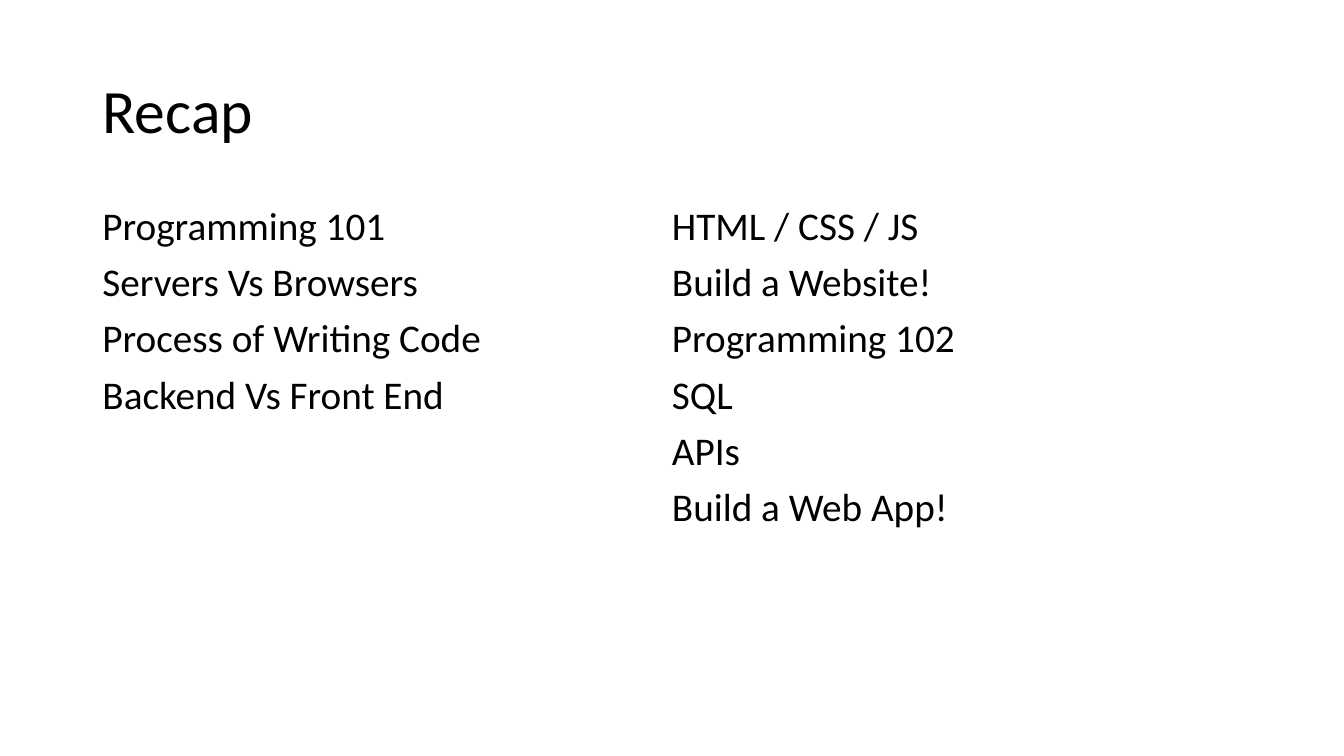
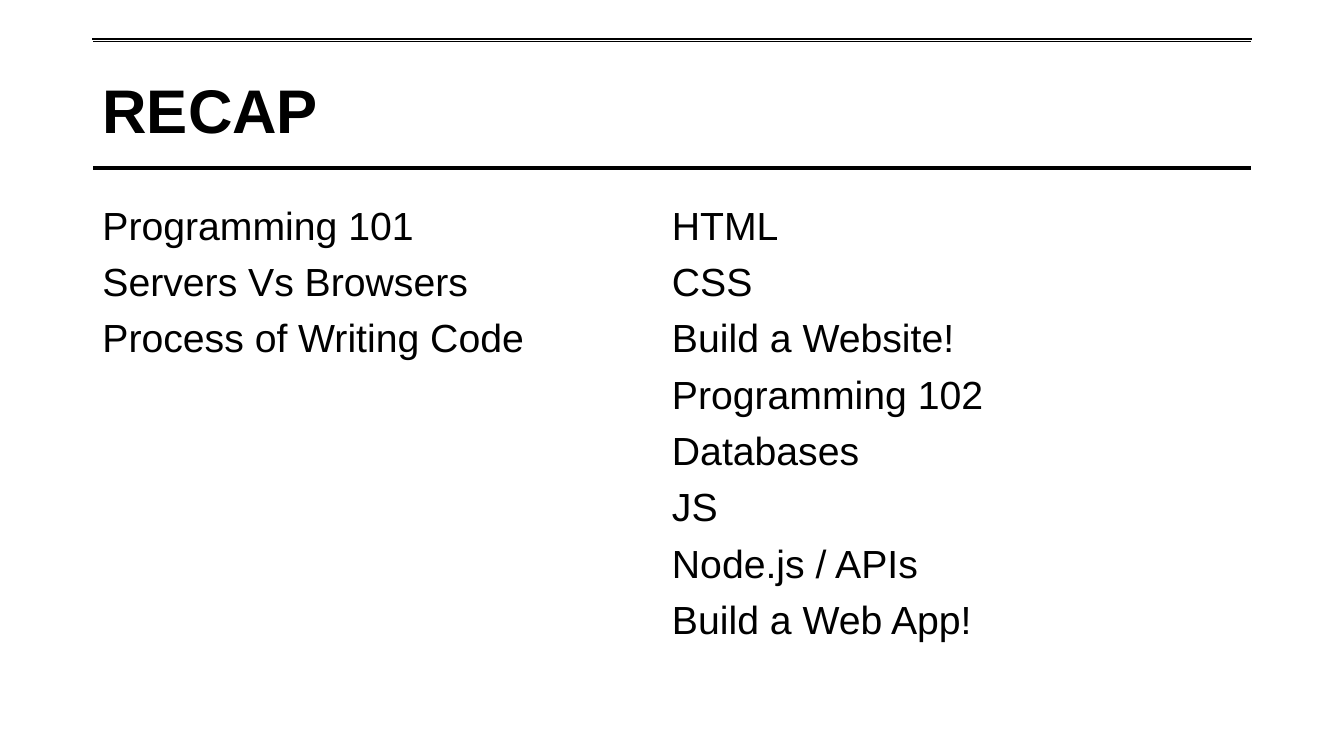
Before and after one commit to lipsitzm/PFNP, a slide deck: slide 114 of PFNP Single Day.pptx (slide 103 before the commit). Drawn at 1344x756 pixels with LibreOffice and Linux fonts; fonts in the diff are those of the drawing; background and template pictures are left out. Boxes give left, top, right and bottom in pixels: in the first picture for what was removed or moved away, otherwise in the second. Text is boxed around its words. In the diff, an @@ line names an element or a change of style, - is before the commit and + after.

```diff
--- a/PFNP Single Day.pptx
+++ b/PFNP Single Day.pptx
@@ title "RECAP": place and size @@
-title "RECAP" at bbox=[102, 93, 252, 143]
+title "RECAP" at bbox=[93, 40, 1252, 187]
@@ title "RECAP" at bbox=[93, 40, 1252, 187]: outline none to #FFFFFF 0.75 pt @@
@@ line added from (93, 40) to (1252, 40), #000000 3 pt @@
@@ title at bbox=[102, 90, 318, 134]: text changed; font Calibri to Arial; bold on @@
-Recap
+RECAP
@@ line added from (93, 168) to (1252, 168), #000000 3 pt @@
@@ text at bbox=[102, 211, 983, 642]: font Calibri to Arial in "Programming 101", "Servers Vs Browsers", "Process of Writing Code", "Build a Website!" and 2 more places @@
@@ text at bbox=[672, 213, 779, 297]: text changed; font Calibri to Arial @@
-Backend Vs Front End
-HTML / CSS / JS
+HTML
+CSS
@@ text at bbox=[672, 436, 918, 586]: text changed; font Calibri to Arial @@
-SQL
-APIs
+Databases
+JS
+Node.js / APIs
```
Also in this commit, not shown: 112 other slides changed, 11 slides added.
